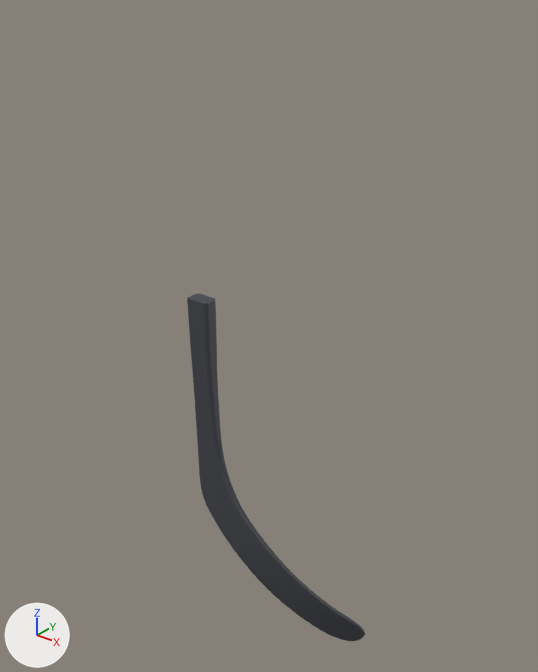
One commit to the glTF model alle_curves/P91DN-SBT.glb: the scene before it, then after it.
One viewpoint serves both versions: a 50 mm lens placed at (450.0, -587.0, 559.0), pointed at (-27.0, 9.0, 190.0). Arrows for +X, +Y and +Z are at lower left; the lights stay in place. The picture after the commit comes second.

In view in the first picture: 'geometry_0'.
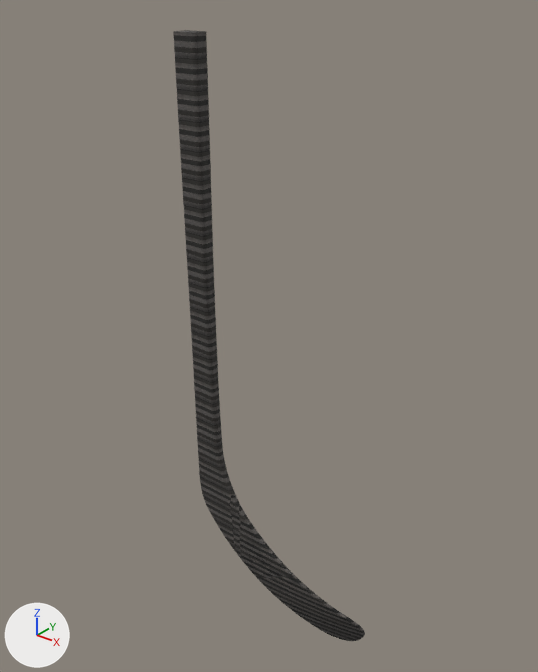
Location of each change, (x1, y1, x2, y2) in pixels of the pictures (538 x 672 px; the box of a moved part takes in the faces that stretch with it):
'geometry_0', reshaped (8% wider, 76% taller): before (187, 294, 365, 641); after (173, 30, 365, 641)
part 1 of me_geometry_0, moved or reshaped: before (187, 294, 223, 459); after (173, 30, 223, 459)

The edits, one by one:
me_geometry_0 is used by ob_geometry_0; location (0.0, 0.0, 0.0).
me_geometry_0 had 7502 vertices, 15000 faces and spanned x -117.0..117.0, y -31.0..31.0, z -226.0..226.0.
me_geometry_0 now has 7502 vertices, 15000 faces and spans x -117.0..117.0, y -31.0..31.0, z -226.0..509.0.
me_geometry_0 part 1: 1787 of the vertices in x -117.0..-79.0, y -31.0..-11.0, z 24.0..226.0 are scaled about their middle by (1, 1, 2.4), then moved by (0.0, 0.0, 142.0).
